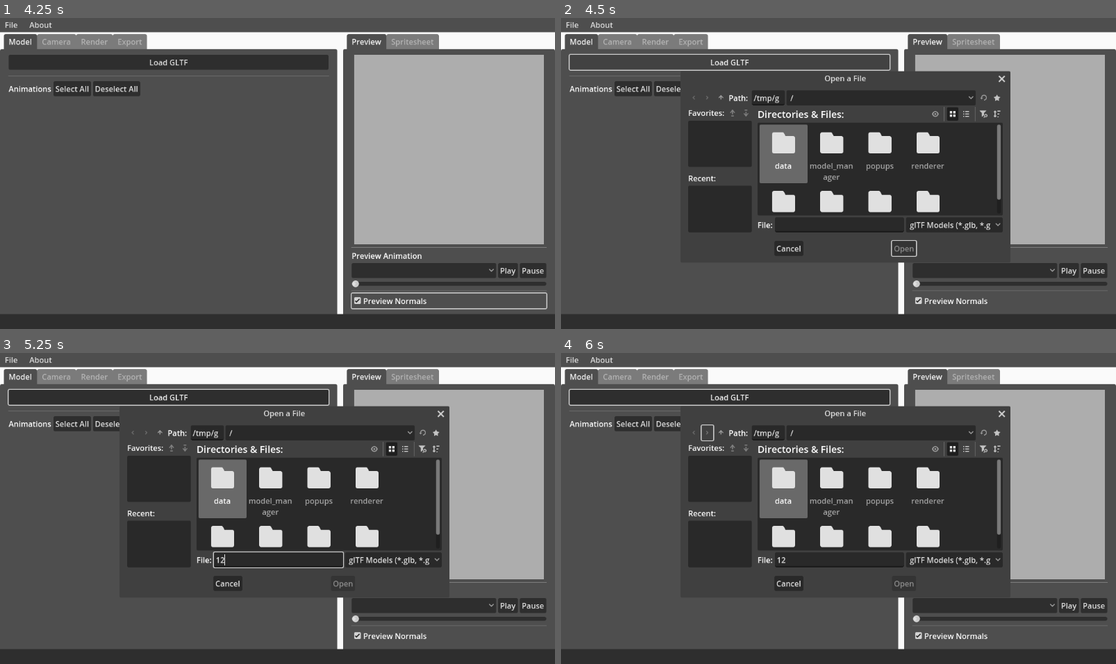
Above: before the commit, frames 1-4 (two rows, left to right).
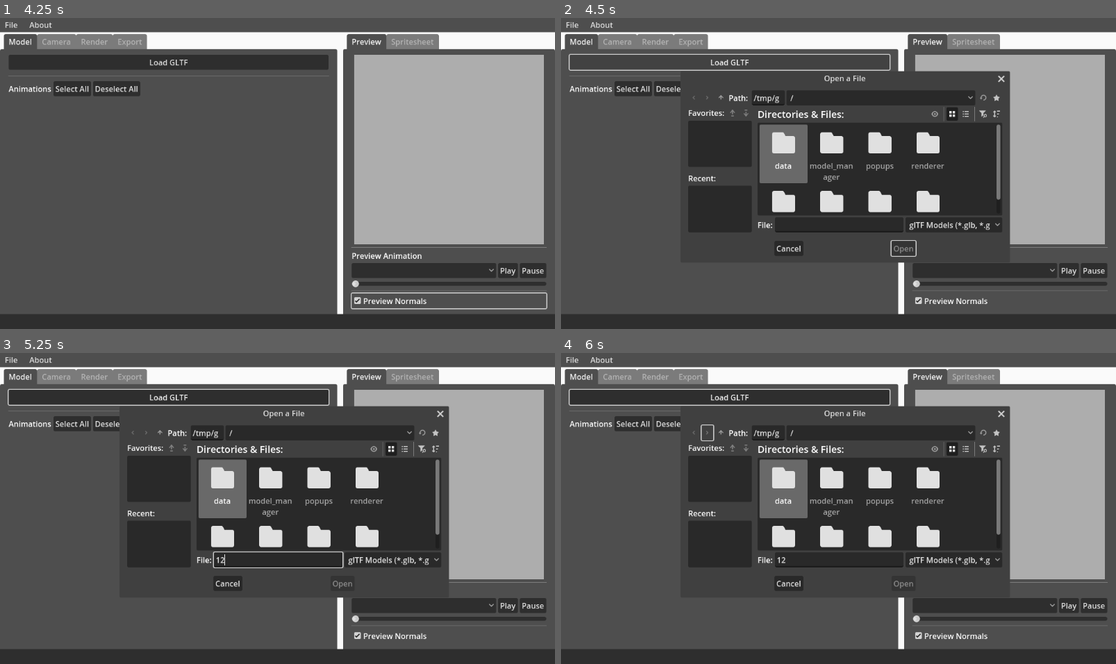
Above: after the commit, the same moments.

Repository: Caaz/FlatPixel
Game: Godot game, scene res://ui/main.tscn
Same seed, same stepped clock (60 frames per second), same inputs: the game is played once before the commit and once after it.
Inputs (mouse positions are in pixels of both pictures, inside the frame that each line leads up to):
- Up to frame 1 (4.25 s): click "Play" at 0.5 s; click "Play" at 1.25 s; click "Select All" at 2 s; click "Deselect All" at 2.75 s; click "Preview Normals" at 3.5 s
- Up to frame 2 (4.5 s): click "Load GLTF" at 4.25 s
- Up to frame 3 (5.25 s): click (277, 561) at 5.02 s; type "12" at 5.1 s
- Up to frame 4 (6 s): click (705, 433) at 5.75 s

Frame 1 is identical in both runs. In frame 2, 0.5% of the frame differs, in the area x 47-81%, y 17-77%; in frame 3, 0.5%; in frame 4, 0.5%.

Commit message:
Use enums for menu items. Remove unused ColorRect

Diff:
--- a/project.godot
+++ b/project.godot
@@ -13,7 +13,7 @@
 config/name="FlatPixel"
 config/version="1.1"
 run/main_scene="res://ui/main.tscn"
-config/features=PackedStringArray("4.4", "GL Compatibility")
+config/features=PackedStringArray("4.5", "GL Compatibility")
 config/icon="uid://b640qw13n7y6j"
 
 [autoload]
--- a/ui/main.tscn
+++ b/ui/main.tscn
@@ -23,16 +23,6 @@
 theme = ExtResource("1_04ebt")
 script = ExtResource("1_ig3e3")
 metadata/_edit_lock_ = true
-
-[node name="ColorRect" type="ColorRect" parent="."]
-z_index = -4
-layout_mode = 1
-anchors_preset = 15
-anchor_right = 1.0
-anchor_bottom = 1.0
-grow_horizontal = 2
-grow_vertical = 2
-color = Color(0.980392, 0.980392, 0.980392, 1)
 
 [node name="VBoxContainer" type="VBoxContainer" parent="."]
 layout_mode = 1
--- a/ui/top_menu_bar.gd
+++ b/ui/top_menu_bar.gd
@@ -9,29 +9,31 @@
 
 var recent_files_submenu: PopupMenu
 
+enum MenuItem {NEW, OPEN, OPEN_RECENT, SAVE, SAVE_AS, EXIT}
+
 func _ready():
-	file_menu.add_item("New", 0)
-	file_menu.set_item_shortcut(file_menu.get_item_index(0), _build_shortcut(KEY_N))
+	file_menu.add_item("New", MenuItem.NEW)
+	file_menu.set_item_shortcut(file_menu.get_item_index(MenuItem.NEW), _build_shortcut(KEY_N))
 
 	file_menu.add_separator("", 1000)
 
-	file_menu.add_item("Open...", 1)
-	file_menu.set_item_shortcut(file_menu.get_item_index(1), _build_shortcut(KEY_O))
+	file_menu.add_item("Open...", MenuItem.OPEN)
+	file_menu.set_item_shortcut(file_menu.get_item_index(MenuItem.OPEN), _build_shortcut(KEY_O))
 
-	file_menu.add_submenu_node_item("Open Recent", open_recent_menu, 2)
+	file_menu.add_submenu_node_item("Open Recent", open_recent_menu, MenuItem.OPEN_RECENT)
 
 	file_menu.add_separator("", 1001)
 
-	file_menu.add_item("Save", 3)
-	file_menu.set_item_shortcut(file_menu.get_item_index(3), _build_shortcut(KEY_S))
+	file_menu.add_item("Save", MenuItem.SAVE)
+	file_menu.set_item_shortcut(file_menu.get_item_index(MenuItem.SAVE), _build_shortcut(KEY_S))
 
-	file_menu.add_item("Save As...", 4)
-	file_menu.set_item_shortcut(file_menu.get_item_index(4), _build_shortcut(KEY_S, true, true))
+	file_menu.add_item("Save As...", MenuItem.SAVE_AS)
+	file_menu.set_item_shortcut(file_menu.get_item_index(MenuItem.SAVE_AS), _build_shortcut(KEY_S, true, true))
 
 	file_menu.add_separator("", 1002)
 
-	file_menu.add_item("Exit", 5)
-	file_menu.set_item_shortcut(file_menu.get_item_index(5), _build_shortcut(KEY_Q))
+	file_menu.add_item("Exit", MenuItem.EXIT)
+	file_menu.set_item_shortcut(file_menu.get_item_index(MenuItem.EXIT), _build_shortcut(KEY_Q))
 
 	about_menu.set_item_text(0, "%s v%s" % [ProjectSettings.get_setting("application/config/name"), ProjectSettings.get_setting("application/config/version")])
 
@@ -40,22 +42,21 @@
 
 func _on_file_menu_id_pressed(id: int) -> void:
 	match id:
-		0:
-			# New
+		MenuItem.NEW:
 			Session.reset()
-		1:
+		MenuItem.OPEN:
 			# Open
 			open_file_dialog.show()
-		3:
+		MenuItem.SAVE:
 			# Save
 			if Session.currently_open_file != "":
 				Session.save_flpx()
 			else:
 				save_file_dialog.show()
-		4:
+		MenuItem.SAVE_AS:
 			# Save As
 			save_file_dialog.show()
-		5:
+		MenuItem.EXIT:
 			# Exit
 			get_tree().quit()
 
Not shown, changed: icon.png.import
